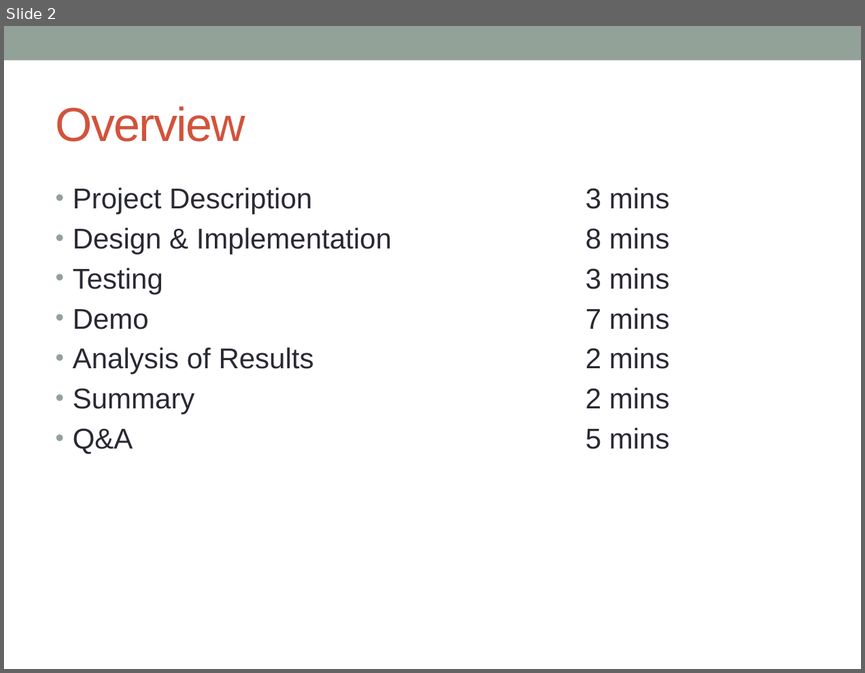
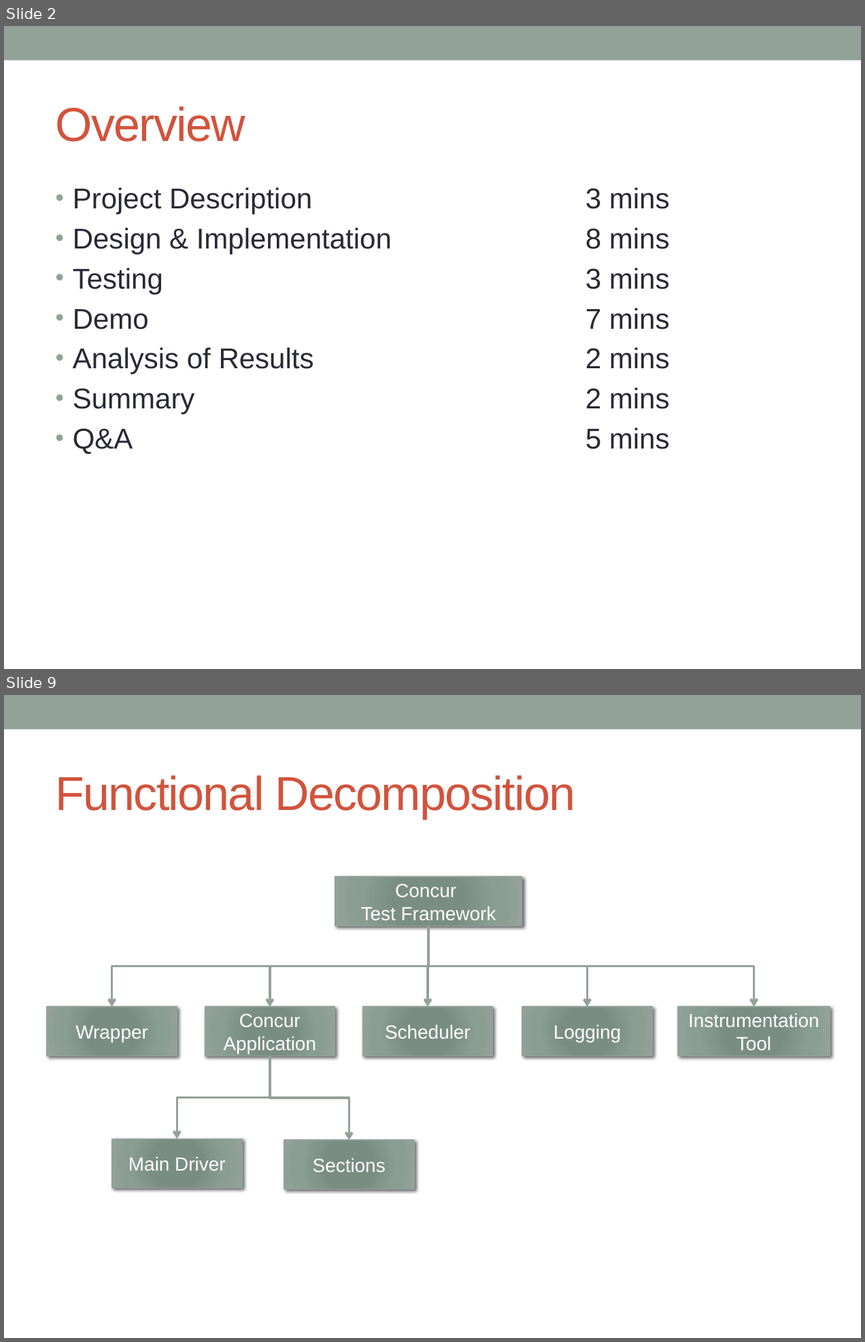
Before and after one commit to concurTestFramework/concurTestFramework, a slide deck: Documents/Concur_Presentation.pptx. Shown one above the other, each under a label of ours: slide 2 before the commit, slides 2 and 9 after it; the slides between them are not shown. The pictures are 865x673 and 865x1342 pixels, drawn with LibreOffice and Linux fonts; fonts in the diff are those of the drawing. Boxes give left, top, right and bottom in pixels: in the first picture for what was removed or moved away, otherwise in the second. Text is boxed around its words. In the diff, an @@ line names an element or a change of style, - is before the commit and + after.

```diff
--- a/Documents/Concur_Presentation.pptx
+++ b/Documents/Concur_Presentation.pptx
@@ slide 9 added at [4, 695, 861, 1338], background #FFFFFF; not listed: 1 template element that a slide beside it also shows @@
@@ title added at [56, 775, 576, 819], 40 pt, text #D2533C @@
+Functional Decomposition
@@ rectangle added at [334, 877, 522, 926], fill gradient #7B8E82 to #7B8D83 to #8A9E92 to #93A299, outline #93A299 0.75 pt, 16 pt, text #FFFFFF @@
+Concur
+Test Framework
@@ elbow arrow added from (428, 926) to (112, 1007), #93A299 2.08 pt @@
@@ elbow arrow added from (428, 926) to (270, 1007), #93A299 2.08 pt @@
@@ elbow arrow added from (428, 926) to (427, 1007), #93A299 2.08 pt @@
@@ elbow arrow added from (428, 926) to (587, 1007), #93A299 2.08 pt @@
@@ elbow arrow added from (428, 926) to (753, 1007), #93A299 2.08 pt @@
@@ rectangle added at [47, 1007, 177, 1055], fill gradient #7B8E82 to #7B8D83 to #8A9E92 to #93A299, outline #93A299 0.75 pt, 16 pt, text #FFFFFF @@
+Wrapper
@@ rectangle added at [205, 1007, 334, 1055], fill gradient #7B8E82 to #7B8D83 to #8A9E92 to #93A299, outline #93A299 0.75 pt, 16 pt, text #FFFFFF @@
+Concur Application
@@ rectangle added at [363, 1007, 493, 1055], fill gradient #7B8E82 to #7B8D83 to #8A9E92 to #93A299, outline #93A299 0.75 pt, 16 pt, text #FFFFFF @@
+Scheduler
@@ rectangle added at [522, 1007, 653, 1055], fill gradient #7B8E82 to #7B8D83 to #8A9E92 to #93A299, outline #93A299 0.75 pt, 16 pt, text #FFFFFF @@
+Logging
@@ rectangle added at [677, 1007, 830, 1055], fill gradient #7B8E82 to #7B8D83 to #8A9E92 to #93A299, outline #93A299 0.75 pt, 16 pt, text #FFFFFF @@
+Instrumentation Tool
@@ elbow arrow added from (270, 1055) to (177, 1139), #93A299 2.08 pt @@
@@ elbow arrow added from (270, 1055) to (349, 1140), #93A299 2.08 pt @@
@@ rectangle added at [112, 1139, 242, 1187], fill gradient #7B8E82 to #7B8D83 to #8A9E92 to #93A299, outline #93A299 0.75 pt, 16 pt, text #FFFFFF @@
+Main Driver
@@ rectangle added at [284, 1140, 415, 1189], fill gradient #7B8E82 to #7B8D83 to #8A9E92 to #93A299, outline #93A299 0.75 pt, 16 pt, text #FFFFFF @@
+Sections
```
Also in this commit, not shown: 2 slides changed, 13 other slides added, 1 slide removed.
